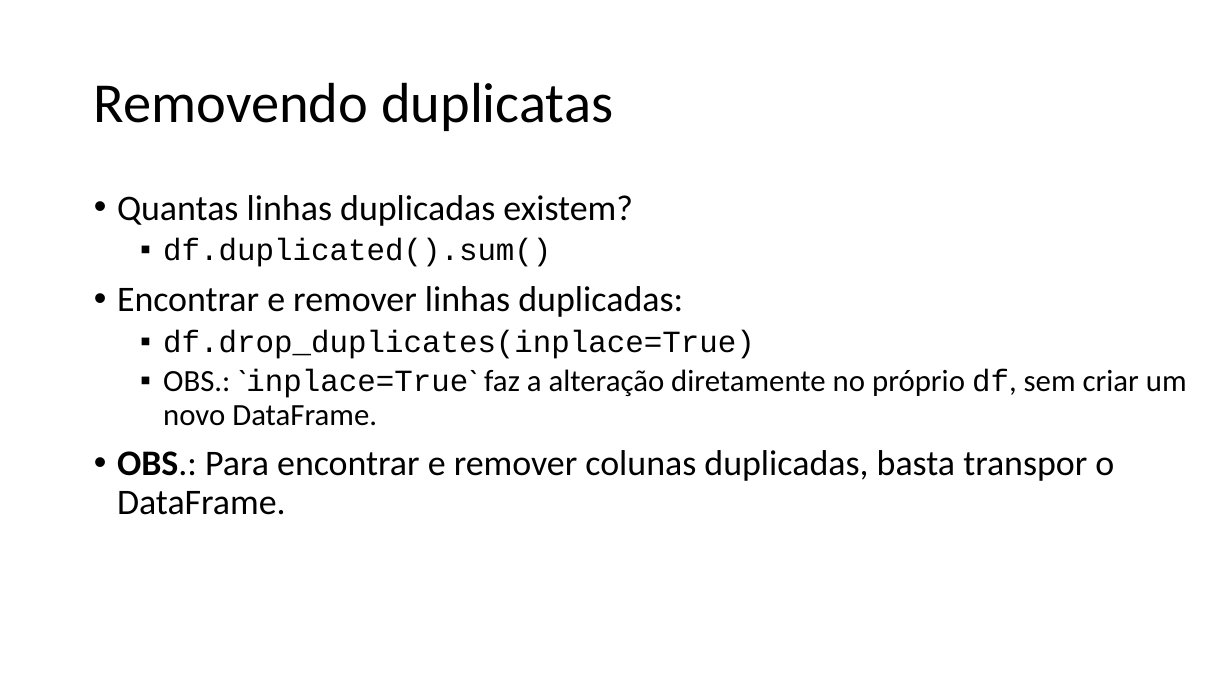
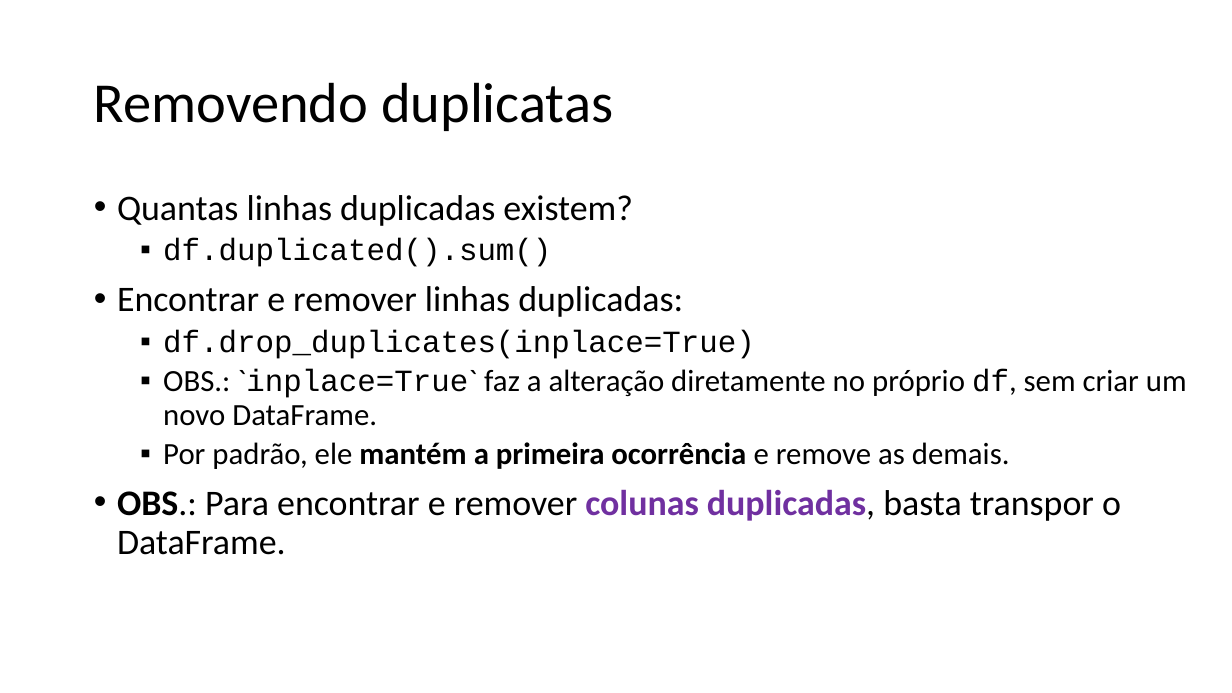
Before and after one commit to zz4fap/c24_inteligencia_artificial, a slide deck: slide 17 of slides/C24_EDA.pptx (slide 15 before the commit). Drawn at 1232x693 pixels with LibreOffice and Linux fonts; fonts in the diff are those of the drawing. Boxes give left, top, right and bottom in pixels: in the first picture for what was removed or moved away, otherwise in the second. Text is boxed around its words. In the diff, an @@ line names an element or a change of style, - is before the commit and + after.

```diff
--- a/slides/C24_EDA.pptx
+++ b/slides/C24_EDA.pptx
@@ text at <box>163,442,1010,469</box>: paragraph added @@
+  ▪ Por padrão, ele mantém a primeira ocorrência e remove as demais.
@@ text at <box>117,489,1121,555</box>: text colour #000000 to #7030A0, bold on in "colunas duplicadas," @@
```
Also in this commit, not shown: 16 other slides changed, 3 slides added, 1 other file.
